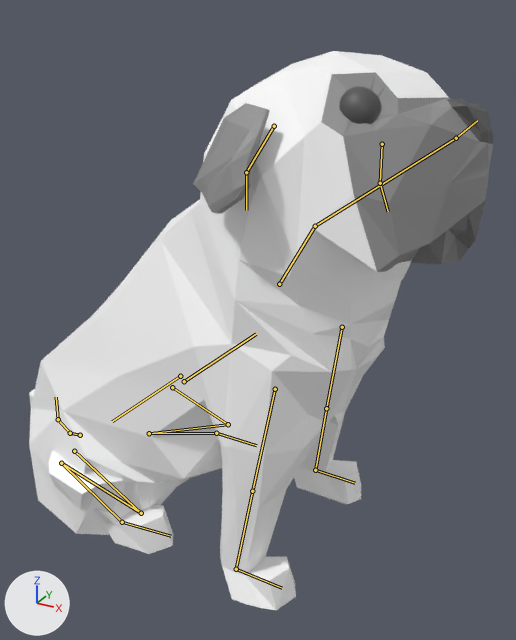
What one commit did to the Blender file Content/Assets/Umbrella/dog2_01/pug_04.blend.
Both versions are drawn from a 50 mm camera at (1.25, -2.29, 2.13) aimed at (-0.06, 0.09, 0.94). Arrows for +X, +Y and +Z are at lower left; the lights stay in place. Both versions are drawn at frame 0 of the action 'pug_sit_idle'; the numbers are the values there. The bones that bend it are drawn over the model as lines.
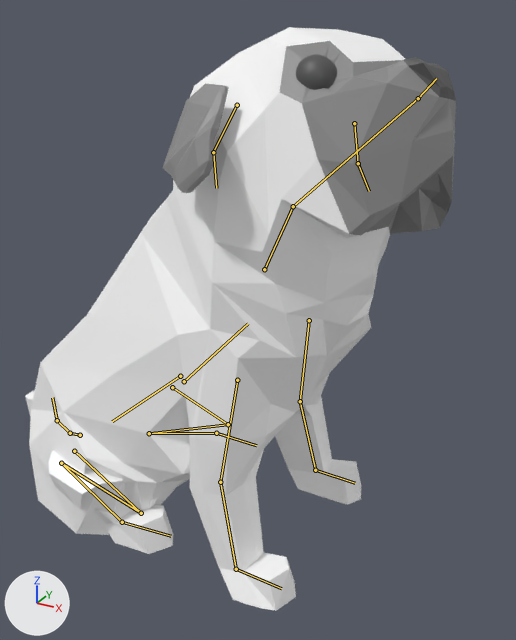
Changed parts and their boxes (x1, y1, x2, y2) in the pictures (516 x 640 px):
'Cube', posed (7% narrower): before (29, 51, 494, 610); after (25, 27, 456, 611)
bone 'Bone.002', root to tip: before (184, 381) to (256, 334); after (184, 381) to (248, 323)
bone 'Bone.017', root to tip: before (70, 433) to (58, 419); after (70, 433) to (57, 420)

What changed in the scene script:
```text
Change bone_bone_002:
    where bone_bone_002 = bpy.data.objects['root'].pose.bones['Bone.002']  # child of 'Bone.014'
    bone_bone_002.rotation_quaternion: (1.0, 0.0, 0.0, 0.0) -> (0.998, 0.0, 0.0, 0.056)  # degrees (0, 0, 0) -> degrees (0, 0, 6)
Change bone_bone_019:
    where bone_bone_019 = bpy.data.objects['root'].pose.bones['Bone.019']  # child of 'Bone.002'
    bone_bone_019.location: (0.195, -0.071, -0.284) -> (0.212, -0.207, -0.462)
    bone_bone_019.rotation_quaternion: (0.952, 0.17, -0.194, 0.165) -> (0.948, 0.176, -0.201, 0.171)  # degrees (17, -25, 16) -> degrees (17, -26, 16)
Change bone_bone_027:
    where bone_bone_027 = bpy.data.objects['root'].pose.bones['Bone.027']  # child of 'Bone.002'
    bone_bone_027.location: (0.175, -0.071, -0.297) -> (0.329, -0.207, -0.387)
    bone_bone_027.rotation_quaternion: (0.952, 0.222, 0.194, 0.085) -> (0.948, 0.229, 0.201, 0.087)  # degrees (29, 19, 15) -> degrees (30, 20, 16)
Change bone_bone_017:
    where bone_bone_017 = bpy.data.objects['root'].pose.bones['Bone.017']  # child of 'Bone.016'
    bone_bone_017.rotation_quaternion: (0.989, -0.146, 0.0, 0.0) -> (0.976, -0.216, 0.0, 0.0)  # degrees (-17, 0, 0) -> degrees (-25, 0, 0)
```
